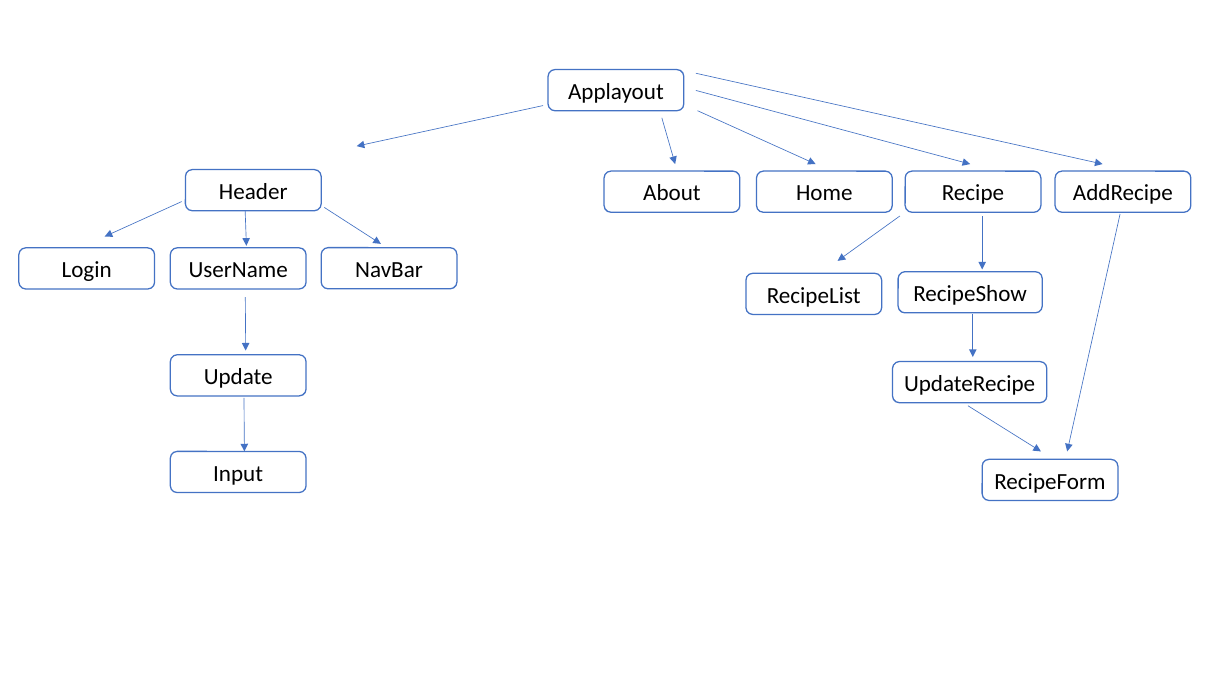
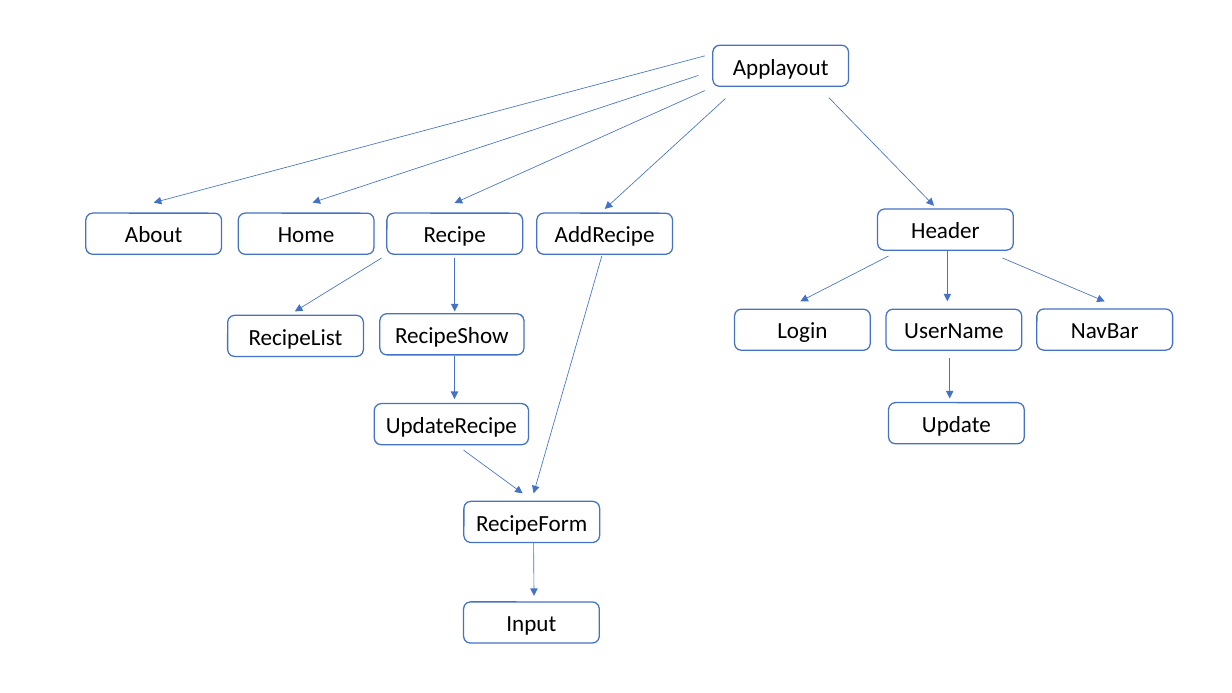
Before and after one commit to Yehudit-E/Recipes-App, a slide deck: slide 2 of project.pptx (slide 7 before the commit). Drawn at 1232x693 pixels with LibreOffice and Linux fonts; fonts in the diff are those of the drawing. Boxes give left, top, right and bottom in pixels: in the first picture for what was removed or moved away, otherwise in the second. Text is boxed around its words. In the diff, an @@ line names an element or a change of style, - is before the commit and + after.

```diff
--- a/project.pptx
+++ b/project.pptx
@@ arrow moved from (543, 105) - (357, 146) to (705, 56) - (153, 202) @@
@@ rounded rectangle "Applayout": place and size @@
-rounded rectangle "Applayout" at box(548, 69, 684, 111)
+rounded rectangle "Applayout" at box(714, 45, 849, 87)
@@ arrow added from (699, 76) to (312, 202), #4472C4 0.5 pt @@
@@ arrow moved from (662, 117) - (676, 165) to (705, 91) - (455, 203) @@
@@ arrow moved from (698, 111) - (816, 165) to (726, 99) - (605, 209) @@
@@ arrow removed from (696, 91) to (970, 165) @@
@@ arrow moved from (696, 73) - (1103, 165) to (829, 98) - (934, 206) @@
@@ arrow removed from (182, 201) to (104, 237) @@
@@ rounded rectangle "Header": place and size @@
-rounded rectangle "Header" at box(186, 170, 322, 212)
+rounded rectangle "Header" at box(878, 209, 1014, 250)
@@ arrow removed from (245, 211) to (247, 246) @@
@@ 6 rounded rectangles: place and size @@
-6 rounded rectangles at box(604, 171, 1191, 315)
+6 rounded rectangles at box(86, 213, 673, 357)
@@ arrow moved from (324, 208) - (381, 244) to (382, 258) - (295, 311) @@
@@ arrow moved from (245, 298) - (246, 350) to (455, 258) - (455, 311) @@
@@ arrow moved from (1120, 214) - (1067, 452) to (602, 256) - (534, 494) @@
@@ arrow moved from (900, 216) - (838, 261) to (889, 256) - (800, 301) @@
@@ arrow moved from (982, 216) - (982, 270) to (947, 250) - (947, 301) @@
@@ arrow added from (1003, 258) to (1105, 301), #4472C4 0.5 pt @@
@@ 3 rounded rectangles: place and size @@
-3 rounded rectangles at box(18, 248, 457, 289)
+3 rounded rectangles at box(735, 309, 1173, 351)
@@ arrow added from (455, 357) to (455, 399), #4472C4 0.5 pt @@
@@ arrow moved from (973, 314) - (973, 357) to (950, 358) - (950, 398) @@
@@ rounded rectangle "UpdateRecipe": place and size @@
-rounded rectangle "UpdateRecipe" at box(893, 361, 1047, 403)
+rounded rectangle "UpdateRecipe" at box(374, 404, 529, 445)
@@ rounded rectangle "Update": place and size @@
-rounded rectangle "Update" at box(170, 355, 306, 396)
+rounded rectangle "Update" at box(889, 403, 1025, 445)
@@ arrow moved from (969, 406) - (1042, 452) to (464, 450) - (523, 494) @@
@@ rounded rectangle "RecipeForm": place and size @@
-rounded rectangle "RecipeForm" at box(982, 459, 1118, 501)
+rounded rectangle "RecipeForm" at box(464, 502, 600, 543)
@@ arrow moved from (244, 398) - (245, 452) to (534, 543) - (534, 596) @@
@@ rounded rectangle "Input": place and size @@
-rounded rectangle "Input" at box(170, 452, 306, 494)
+rounded rectangle "Input" at box(464, 602, 600, 643)
```
Also in this commit, not shown: 3 other slides changed, 2 slides removed.
